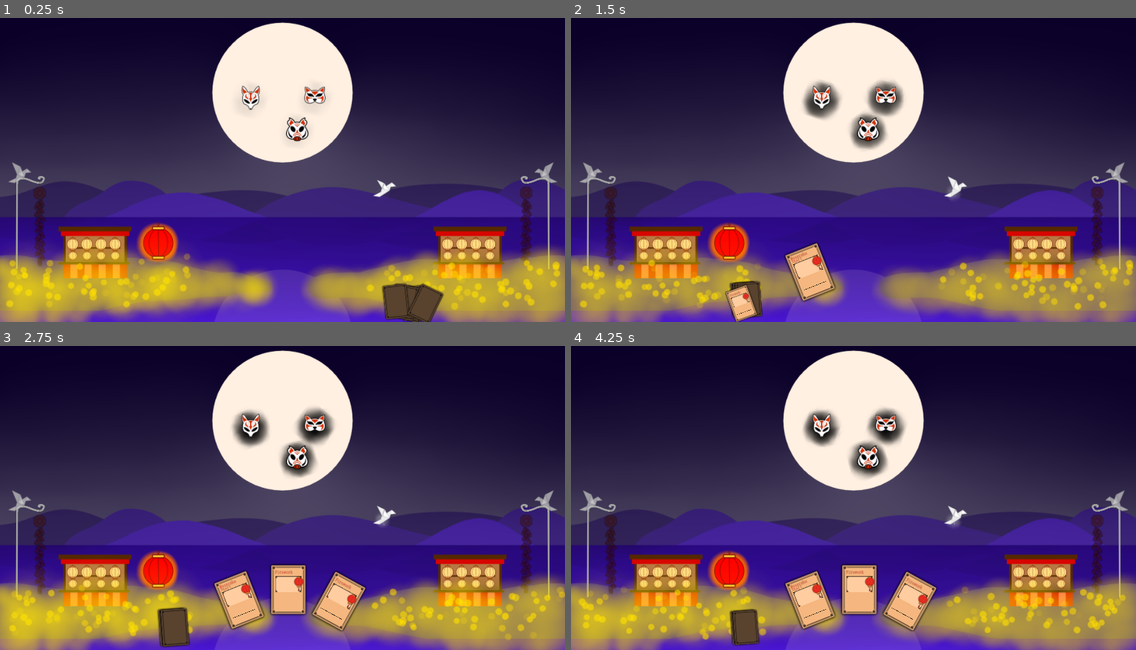
Above: before the commit, frames 1-4 (two rows, left to right).
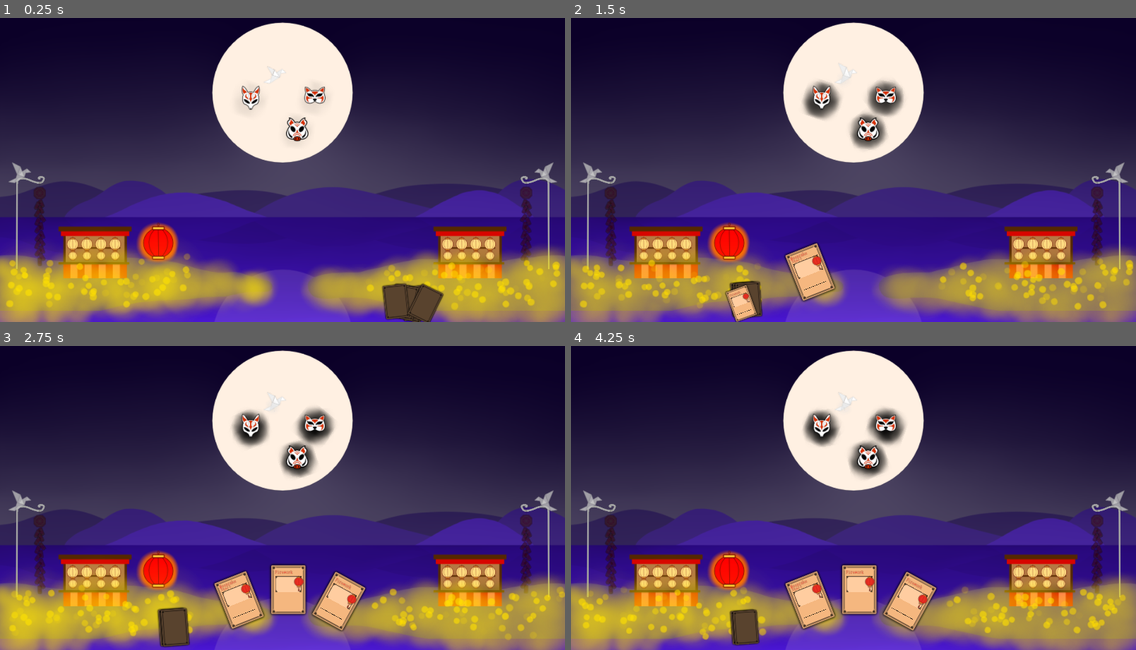
Above: after the commit, the same moments.

Repository: CiaranWoodward/LD52
Game: Godot game, scene res://Level/Level.tscn
Two runs of this game, one before a commit and one after it. Both use one fixed random seed, a clock stepped at 60 frames per second and the inputs below.
Inputs (mouse positions are in pixels of both pictures, inside the frame that each line leads up to):
- Up to frame 1 (0.25 s): no input
- Up to frame 2 (1.5 s): drag from (994, 303) to (910, 94) at 0.52 s; drag from (740, 297) to (825, 227) at 1.27 s
- Up to frame 3 (2.75 s): move the mouse to (175, 625) at 2.02 s; tap Down (scroll_down) at 2.1 s; click (175, 625) at 2.17 s
- Up to frame 4 (4.25 s): drag from (746, 625) to (859, 589) at 2.77 s; drag from (808, 598) to (881, 491) at 3.52 s

The runs differ from the first frame. In frame 1, 0.1% of the frame differs, in the area x 47-71%, y 16-59%; in frame 2, 0.2%, in the area x 47-71%, y 15-60%; in frame 3, 0.2%; in frame 4, 0.2%.

Commit message:
only show upgrade menu if upgrade is possible

Diff:
--- a/Cards/Card.gd
+++ b/Cards/Card.gd
@@ -82,6 +82,12 @@
 func spirit_cost():
 	return typeobj.spirit_cost()
 
+func max_upgrade_level():
+	return typeobj.max_upgrade_level()
+
+func upgrade_level():
+	return typeobj.upgrade_level
+
 func set_active(active: bool):
 	is_active = active
 	$MouseHoverArea/ActiveHoverShape.set_deferred("disabled", !active)
--- a/Cards/CardType.gd
+++ b/Cards/CardType.gd
@@ -12,3 +12,6 @@
 
 func spirit_cost():
 	return 2
+
+func max_upgrade_level():
+	return 0
--- a/Level/Level.tscn
+++ b/Level/Level.tscn
@@ -450,7 +450,7 @@
 anims/RESET = SubResource( 9 )
 
 [node name="MoonCrane" parent="." instance=ExtResource( 17 )]
-position = Vector2( 1300, 621 )
+position = Vector2( 927, 235 )
 scale = Vector2( 0.5, 0.5 )
 
 [node name="Fox" parent="." instance=ExtResource( 20 )]
--- a/Shop/CardSelect.gd
+++ b/Shop/CardSelect.gd
@@ -13,7 +13,10 @@
 	else:
 		visible = true
 		offset = new_card.global_position
-		$UpgradeCard/Card.set_type(new_card.get_type())
+		var card = $UpgradeCard/Card
+		card.set_type(new_card.get_type())
+		var upgrade_possible = card.upgrade_level() < card.max_upgrade_level()
+		$UpgradeCard.visible = upgrade_possible
 
 func _deck_changed(_ignored):
 	$DiscardButton.visible = Global.deck.size() > 3
